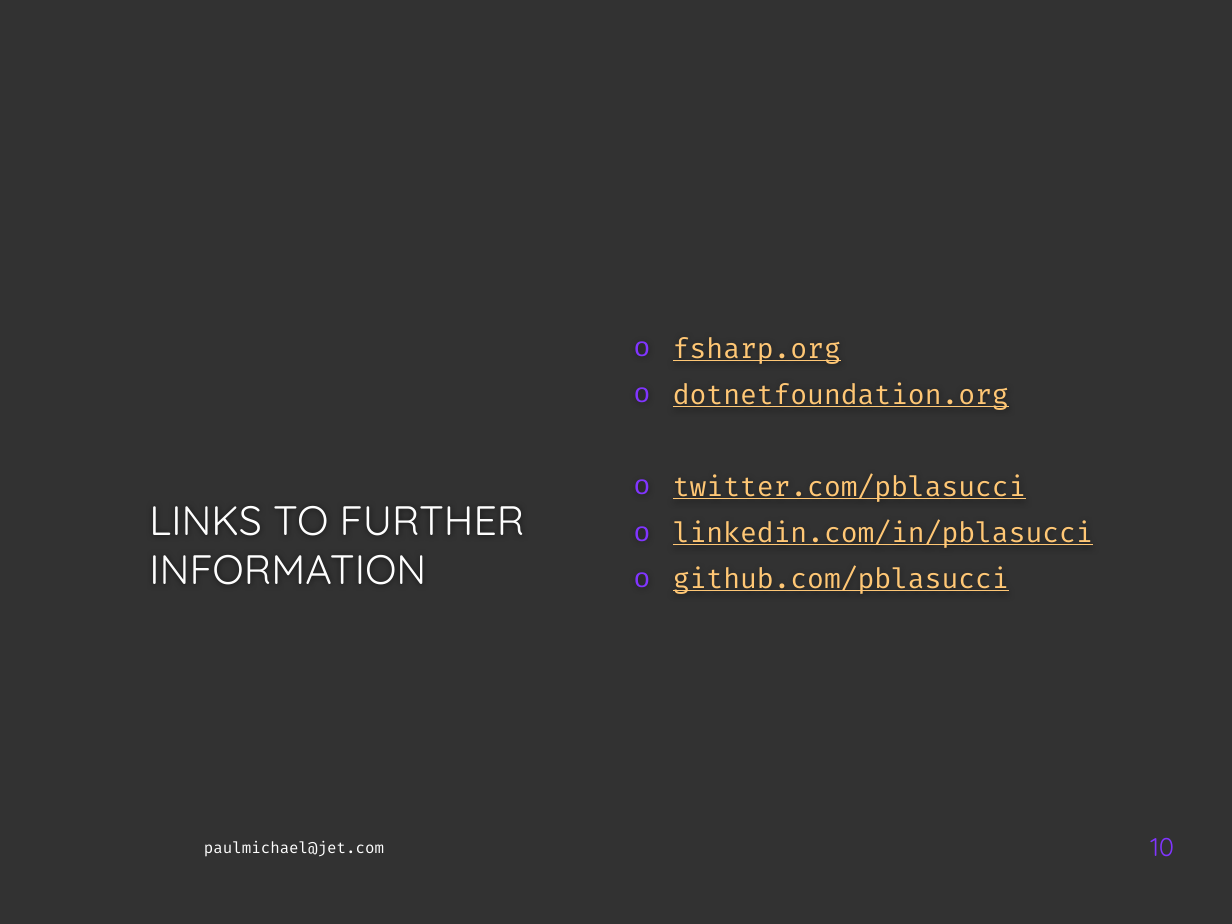
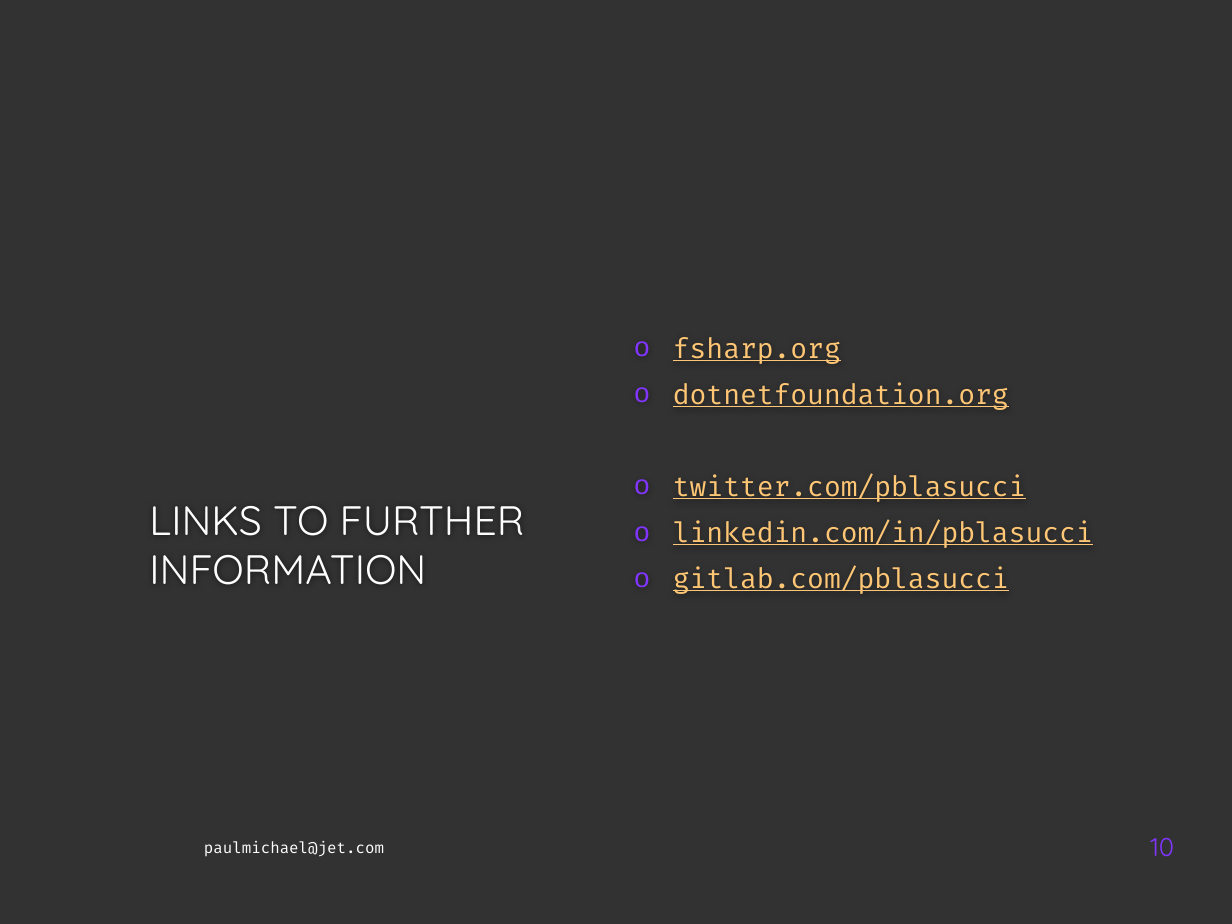
Before and after one commit to pblasucci/commondotnet, a slide deck: slide 10 of commondotnet.pptx. Drawn at 1232x924 pixels with LibreOffice and Linux fonts; fonts in the diff are those of the drawing; background and template pictures are left out. Boxes give left, top, right and bottom in pixels: in the first picture for what was removed or moved away, otherwise in the second. Text is boxed around its words. In the diff, an @@ line names an element or a change of style, - is before the commit and + after.

Commit message:
tweak 'more links' slide

```diff
--- a/commondotnet.pptx
+++ b/commondotnet.pptx
@@ text at [673,566,1009,594]: text changed @@
-o github.com/pblasucci
+o gitlab.com/pblasucci
```
